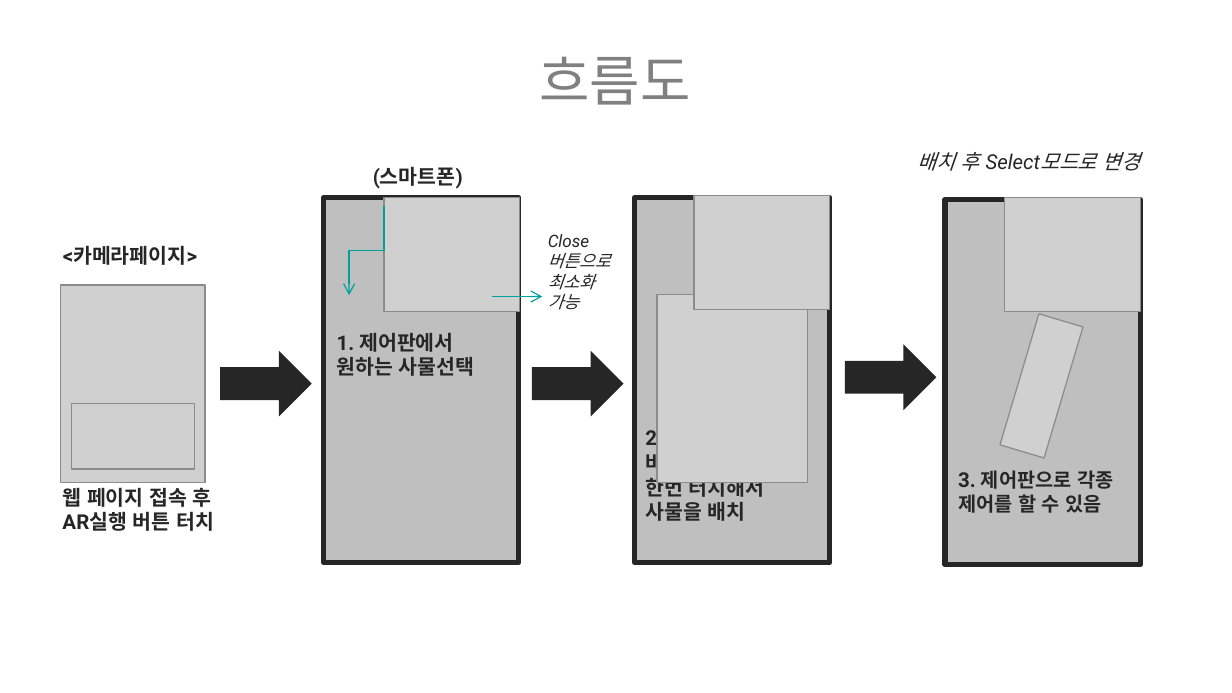
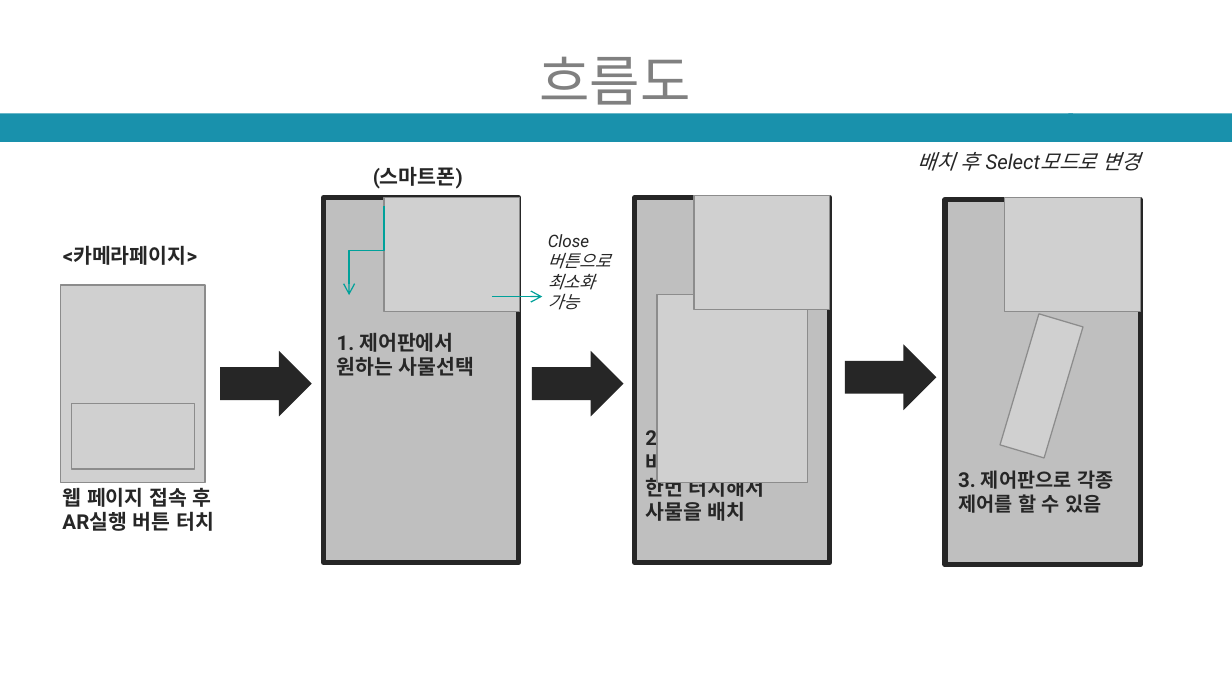
Before and after one commit to ptyoiy/ARwork, a slide deck: slide 12 of 호남-발표자료 - 복사본.pptx (slide 13 before the commit). Drawn at 1232x693 pixels with LibreOffice and Linux fonts; fonts in the diff are those of the drawing; grey boxes stand for pictures. Boxes give left, top, right and bottom in pixels: in the first picture for what was removed or moved away, otherwise in the second. Text is boxed around its words. In the diff, an @@ line names an element or a change of style, - is before the commit and + after.

```diff
--- a/호남-발표자료 - 복사본.pptx
+++ b/호남-발표자료 - 복사본.pptx
@@ rectangle added at bbox=[0, 113, 1073, 142], fill #1991AC @@
@@ freeform shape added at bbox=[1068, 113, 1232, 142], fill #1991AC @@
```
Also in this commit, not shown: 7 other slides changed, 2 slides removed, 2 other files.
